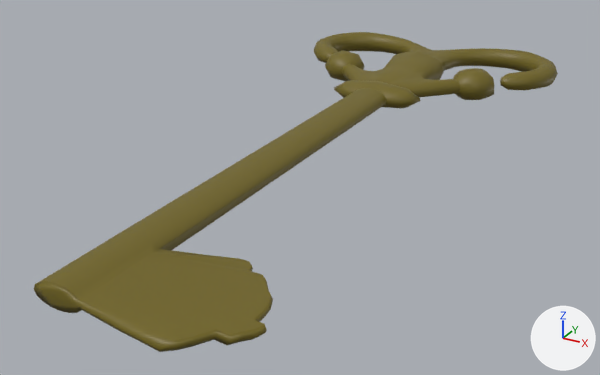
The FBX model Assets/Prerabs/BgMD_key.fbx, before and after one commit.
Both versions are drawn from a 50 mm camera at (0.0861, -0.1909, 0.0723) aimed at (-0.0012, -0.0322, -0.007). Lighting does not change. The marker at lower right points along +X, +Y and +Z. Where no turn or scale is listed for an object, it has been applied to the vertices.

The first picture shows 'Bg_Key2'.
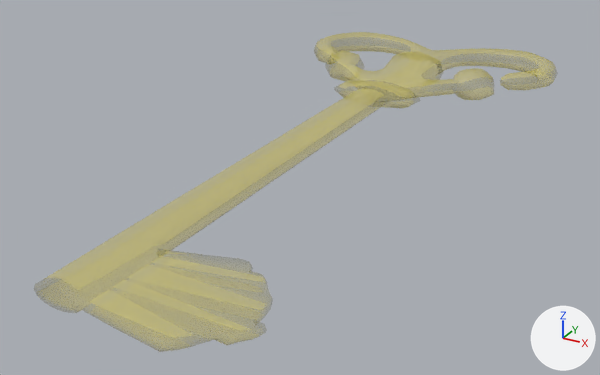
The newer file is also rescaled (x4.18), turned or shifted as a whole; pictures and numbers use the older file's frame.

The change, as a diff of the scene's bpy script:
```diff
--- a/Assets/Prerabs/BgMD_key.fbx.py
+++ b/Assets/Prerabs/BgMD_key.fbx.py
@@ img_tx_key_png @@
+img_tx_key_png = load_image('TX_key.png', '../TX_key.png', 2048, 2048, 'Non-Color')
@@ mat_m_key @@
 n0 = _N.new('ShaderNodeBsdfPrincipled'); n0.name = 'Principled BSDF'
-n0.inputs[0].default_value = (0.167, 0.129, 0.0098, 1.0)  # 'Base Color', brown #726519
 n1 = _N.new('ShaderNodeOutputMaterial'); n1.name = 'Material Output'
+n2 = _N.new('ShaderNodeTexImage'); n2.name = 'Image Texture'
+n2.image = img_tx_key_png
+n3 = _N.new('ShaderNodeTexImage'); n3.name = 'Image Texture.001'
+n3.image = img_tx_key_png
 _L.new(n0.outputs[0], n1.inputs[0])  # 'BSDF' to 'Surface'
+_L.new(n2.outputs[0], n0.inputs[0])  # 'Color' to 'Base Color'
+_L.new(n3.outputs[0], n0.inputs[4])  # 'Color' to 'Alpha'
```

Pixel boxes [x1, y1, x2, y2] of what changed, in the pictures (600 x 375 px):
'Bg_Key2', surface changed (yellow to beige): [34, 32, 558, 352] in both
